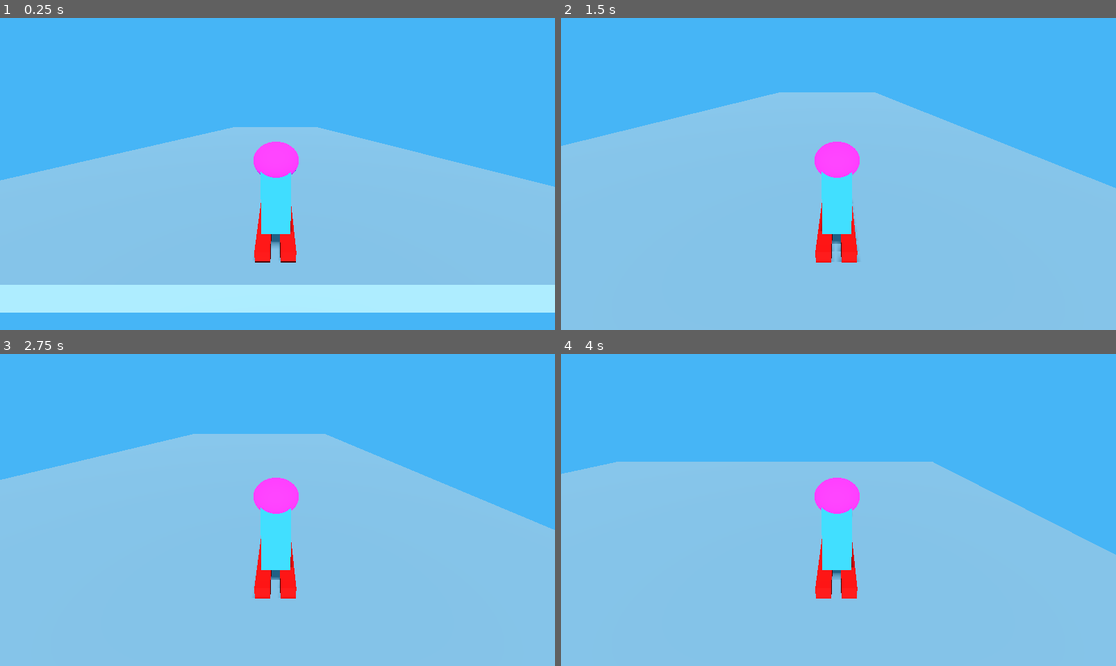
Above: before the commit, frames 1-4 (two rows, left to right).
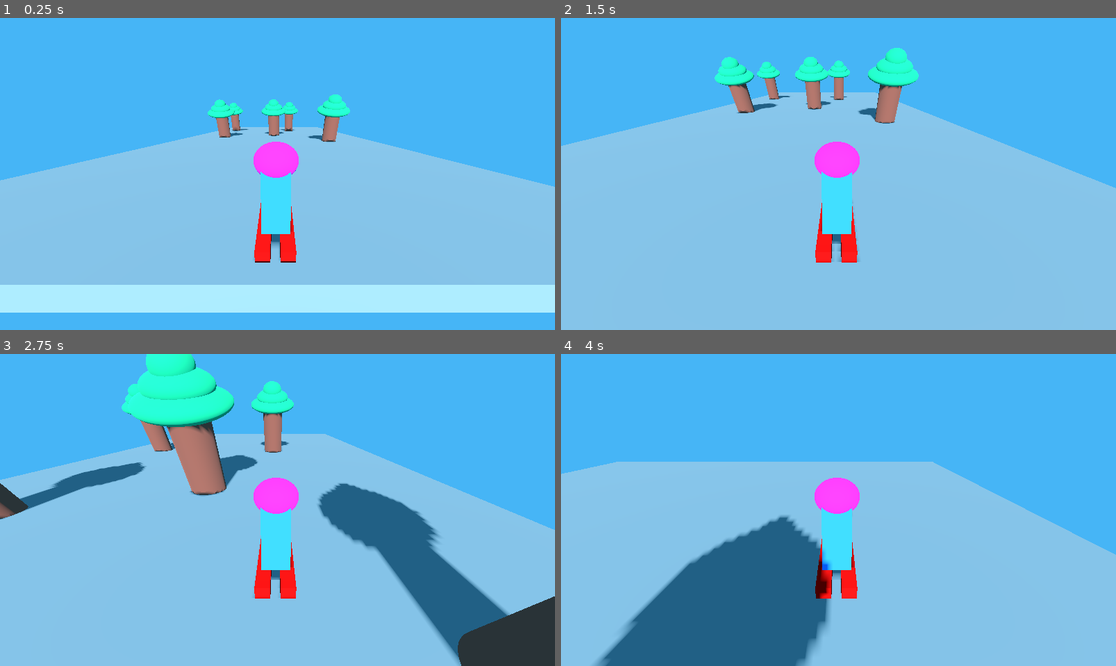
Above: after the commit, the same moments.

Repository: RaspberryProgramming/GodotPortfolio
Game: Godot game, scene res://Collision/Collision.tscn
The game is run twice, just before and just after one commit, with the same random seed, the same clock (stepped at 60 frames per second) and the same inputs. This scene is started directly instead of the project's main scene.
Inputs (mouse positions are in pixels of both pictures, inside the frame that each line leads up to):
- Up to frame 1 (0.25 s): no input
- Up to frame 2 (1.5 s): move the mouse to (960, 158) at 0.52 s; hold Right 0.53-1.28 s; click (960, 158) at 0.67 s; move the mouse to (727, 189) at 1.27 s; hold Left from 1.28 s (still down)
- Up to frame 3 (2.75 s): move the mouse to (333, 441) at 2.02 s; release Left at 2.03 s; hold Right from 2.03 s (still down)
- Up to frame 4 (4 s): move the mouse to (810, 572) at 2.77 s; click (810, 572) at 2.92 s; move the mouse to (1005, 556) at 3.52 s; release Right at 3.53 s; hold Left from 3.53 s (still down)

The runs differ from the first frame. In frame 1, 1.4% of the frame differs, in the area x 37-64%, y 24-40%; in frame 2, 3.2%; in frame 3, 17%, in the area x 0-100%, y 0-100%; in frame 4, 13%.

Commit message:
Collision - Lesson 17
Added collisions and trees. Resets scene when hitting a tree

Diff:
--- a/Courses/Godot 4 Mini-Projects/Collision/Collision.tscn
+++ b/Courses/Godot 4 Mini-Projects/Collision/Collision.tscn
@@ -1,6 +1,7 @@
-[gd_scene load_steps=13 format=3 uid="uid://c1scju3kvmg2k"]
+[gd_scene load_steps=14 format=3 uid="uid://c1scju3kvmg2k"]
 
 [ext_resource type="Script" path="res://Collision/PlayerMovement.gd" id="1_ji2fq"]
+[ext_resource type="PackedScene" uid="uid://cei8wctsx78fp" path="res://Collision/Tree.tscn" id="2_jj7h8"]
 
 [sub_resource type="BoxMesh" id="BoxMesh_vsg8o"]
 
@@ -45,6 +46,8 @@
 [node name="Player" type="RigidBody3D" parent="."]
 transform = Transform3D(1, 0, 0, 0, 1, 0, 0, 0, 1, 0, 5.95183, 13.1884)
 physics_material_override = SubResource("PhysicsMaterial_u2ath")
+max_contacts_reported = 5
+contact_monitor = true
 script = ExtResource("1_ji2fq")
 
 [node name="MeshInstance3D" type="MeshInstance3D" parent="Player"]
@@ -80,3 +83,20 @@
 
 [node name="WorldEnvironment" type="WorldEnvironment" parent="."]
 environment = SubResource("Environment_mfs73")
+
+[node name="Tree3" parent="." instance=ExtResource("2_jj7h8")]
+transform = Transform3D(1, 0, 0, 0, 1, 0, 0, 0, 1, -3.50323, -0.146878, 1.30397)
+
+[node name="Tree" parent="." instance=ExtResource("2_jj7h8")]
+transform = Transform3D(1, 0, 0, 0, 1, 0, 0, 0, 1, 0, -0.48333, 0)
+
+[node name="Tree2" parent="." instance=ExtResource("2_jj7h8")]
+transform = Transform3D(1, 0, 0, 0, 1, 0, 0, 0, 1, 3.35537, 0.810169, 3.7736)
+
+[node name="Tree4" parent="." instance=ExtResource("2_jj7h8")]
+transform = Transform3D(1, 0, 0, 0, 1, 0, 0, 0, 1, 1.44578, -2.18717, -5.24125)
+
+[node name="Tree5" parent="." instance=ExtResource("2_jj7h8")]
+transform = Transform3D(1, 0, 0, 0, 1, 0, 0, 0, 1, -4.07877, -2.33567, -5.49866)
+
+[connection signal="body_entered" from="Player" to="Player" method="_on_body_entered"]
--- a/Courses/Godot 4 Mini-Projects/Collision/PlayerMovement.gd
+++ b/Courses/Godot 4 Mini-Projects/Collision/PlayerMovement.gd
@@ -8,3 +8,8 @@
 
   if Input.is_key_pressed(KEY_RIGHT):
     linear_velocity.x = move_speed
+
+
+func _on_body_entered(body):
+  if body.is_in_group("Tree"):
+    get_tree().reload_current_scene()
--- /dev/null
+++ b/Courses/Godot 4 Mini-Projects/Collision/Tree.tscn
@@ -0,0 +1,42 @@
+[gd_scene load_steps=6 format=3 uid="uid://cei8wctsx78fp"]
+
+[sub_resource type="SphereMesh" id="SphereMesh_luy7x"]
+
+[sub_resource type="StandardMaterial3D" id="StandardMaterial3D_2l7dv"]
+albedo_color = Color(0.109804, 0.666667, 0.427451, 1)
+
+[sub_resource type="CylinderMesh" id="CylinderMesh_dxqw6"]
+
+[sub_resource type="StandardMaterial3D" id="StandardMaterial3D_ecmx6"]
+albedo_color = Color(0.635294, 0.298039, 0.227451, 1)
+
+[sub_resource type="CylinderShape3D" id="CylinderShape3D_6j7km"]
+
+[node name="Tree" type="StaticBody3D" groups=["Tree"]]
+
+[node name="MeshInstance3D2" type="MeshInstance3D" parent="."]
+transform = Transform3D(1.77517, 0, 0, 0, 0.562022, 0, 0, 0, 1.4996, 0, 2.59557, 0.0427821)
+mesh = SubResource("SphereMesh_luy7x")
+skeleton = NodePath("../MeshInstance3D")
+surface_material_override/0 = SubResource("StandardMaterial3D_2l7dv")
+
+[node name="MeshInstance3D" type="MeshInstance3D" parent="."]
+transform = Transform3D(0.802, 0, 0, 0, 1, 0, 0, 0, 0.802, 0, 1.443, 0.0427821)
+mesh = SubResource("CylinderMesh_dxqw6")
+surface_material_override/0 = SubResource("StandardMaterial3D_ecmx6")
+
+[node name="MeshInstance3D3" type="MeshInstance3D" parent="."]
+transform = Transform3D(1.24262, 0, 0, 0, 0.562022, 0, 0, 0, 1.04972, 0.00425082, 2.86639, 0.0427821)
+mesh = SubResource("SphereMesh_luy7x")
+skeleton = NodePath("../MeshInstance3D")
+surface_material_override/0 = SubResource("StandardMaterial3D_2l7dv")
+
+[node name="MeshInstance3D4" type="MeshInstance3D" parent="."]
+transform = Transform3D(0.710069, 0, 0, 0, 0.562022, 0, 0, 0, 0.749798, 0, 3.13946, 0.0427821)
+mesh = SubResource("SphereMesh_luy7x")
+skeleton = NodePath("../MeshInstance3D")
+surface_material_override/0 = SubResource("StandardMaterial3D_2l7dv")
+
+[node name="CollisionShape3D" type="CollisionShape3D" parent="."]
+transform = Transform3D(0.802, 0, 0, 0, 1, 0, 0, 0, 0.802, 0, 1.56999, 0)
+shape = SubResource("CylinderShape3D_6j7km")
